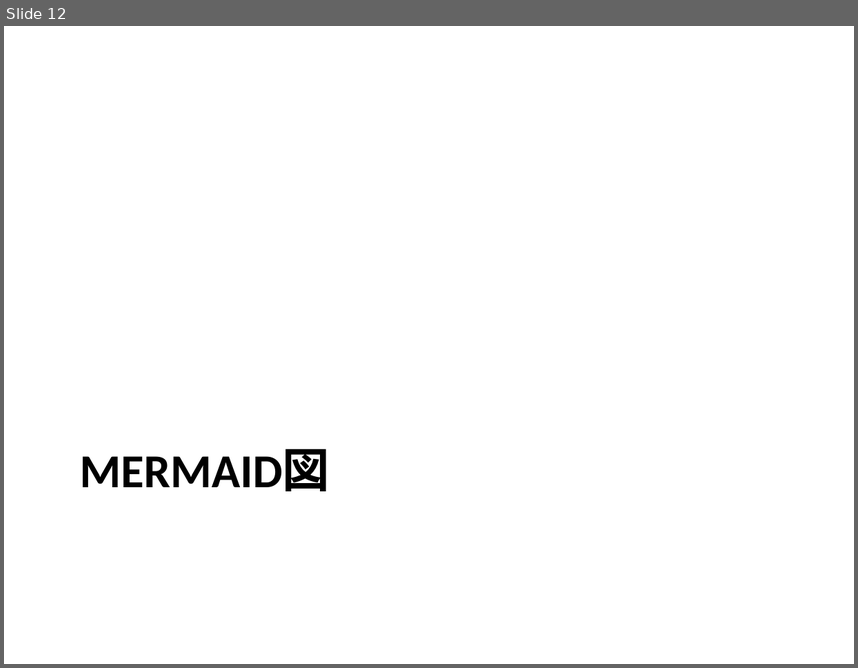
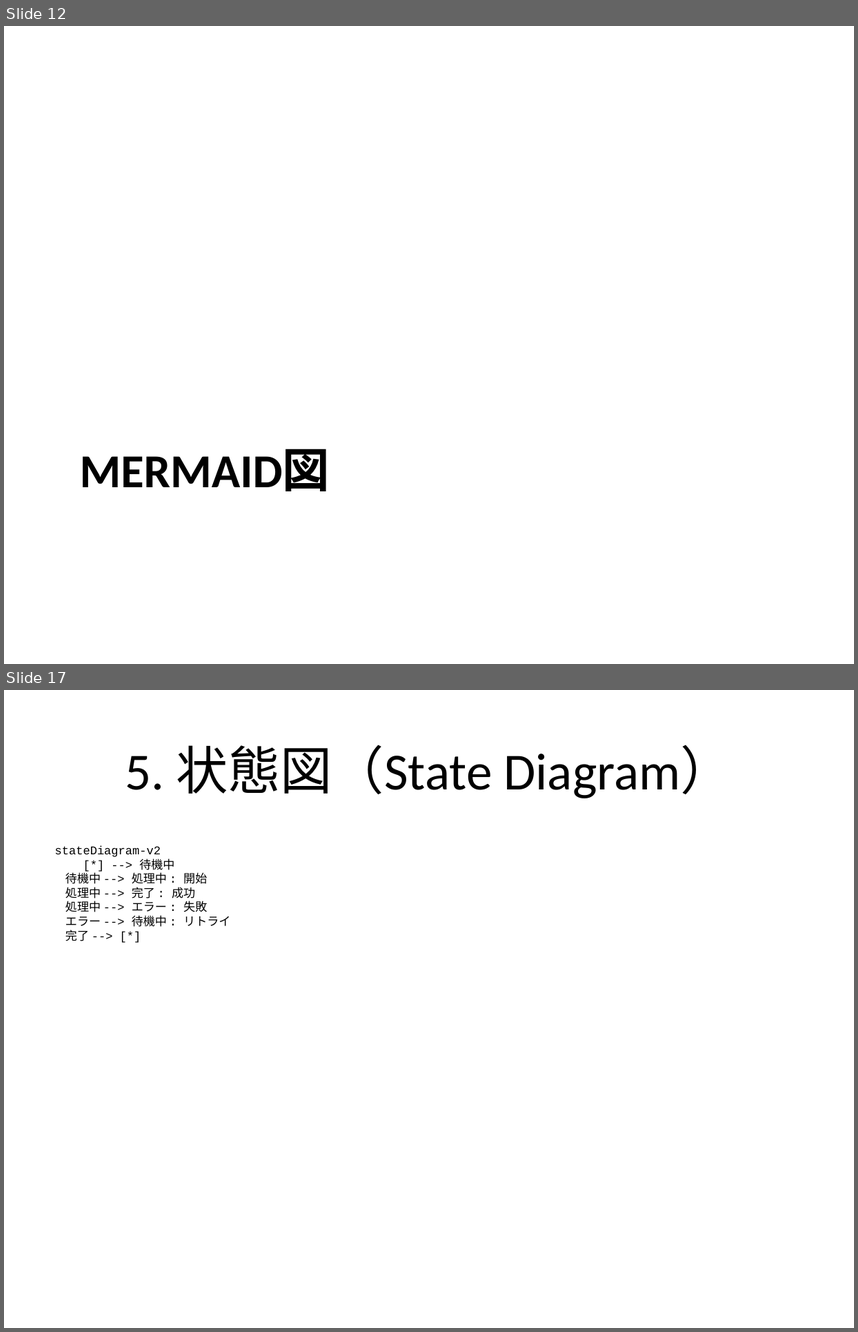
Before and after one commit to notfolder/qmd_to_pptx, a slide deck: demo_full.pptx. Shown one above the other, each under a label of ours: slide 12 before the commit, slides 12 and 17 after it; the slides between them are not shown. The pictures are 858x668 and 858x1332 pixels, drawn with LibreOffice and Linux fonts; fonts in the diff are those of the drawing. Boxes give left, top, right and bottom in pixels: in the first picture for what was removed or moved away, otherwise in the second. Text is boxed around its words. In the diff, an @@ line names an element or a change of style, - is before the commit and + after.

```diff
--- a/demo_full.pptx
+++ b/demo_full.pptx
@@ slide 17 added at [4,690,854,1328], background #FFFFFF @@
@@ title added at [125,745,733,798], 44 pt, text #000000 @@
+5. 状態図（State Diagram）
@@ text added at [55,845,230,941], 10 pt, text #000000 @@
+stateDiagram-v2
+[*] --> 待機中
+待機中 --> 処理中 : 開始
+処理中 --> 完了 : 成功
+処理中 --> エラー : 失敗
+エラー --> 待機中 : リトライ
+完了 --> [*]
```
Also in this commit, not shown: 3 slides changed, 19 other slides added, 1 slide removed, 1 other file.
